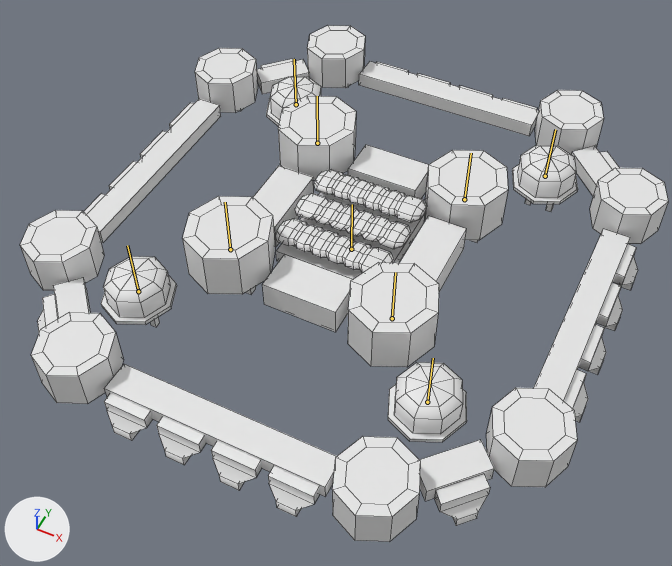
The FBX model Assets/Models/Fortress.fbx as it was, and as the next commit left it.
Both versions are drawn from a camera (50 mm lens) standing at (19.9, -42.3, 51.1) and looking at (0.2, -3.0, 1.9). Every picture has the same lights, and +X, +Y and +Z are marked at lower left. Both versions are drawn at frame 1 of the action 'FortressArmature|WarehouseWobble'; the numbers are the values there. The bones that bend it are drawn over the model as lines. Mesh edges are drawn as thin lines.

The first picture shows 'Fortress'.
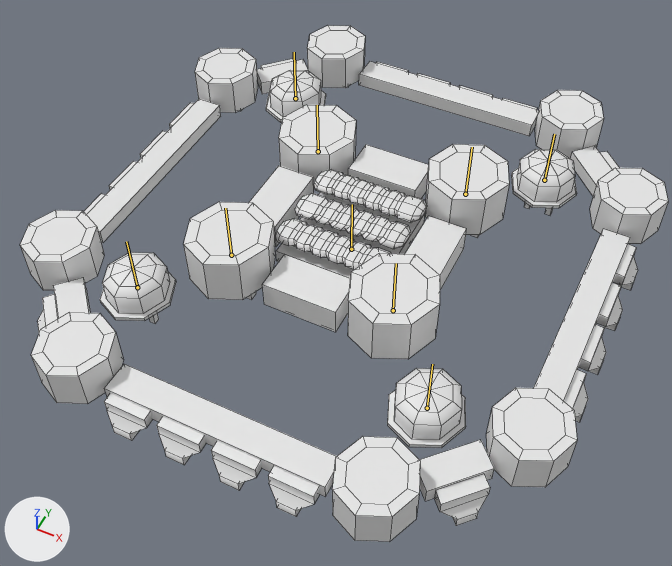
Pixel boxes [x1, y1, x2, y2] of what changed, in the pictures (672 x 566 px):
'Fortress', posed
    both: [20, 25, 668, 542]
bone 'LED_SE', root to tip
    before: (427, 402) to (433, 358)
    after: (427, 408) to (432, 364)
bone 'LED_NE', root to tip
    before: (545, 176) to (555, 129)
    after: (544, 180) to (554, 134)
bone 'LED_NW', root to tip
    before: (296, 104) to (294, 59)
    after: (295, 98) to (294, 52)
bone 'LED_SW', root to tip
    before: (138, 291) to (127, 245)
    after: (137, 287) to (126, 241)
bone 'Capacitor_SW', root to tip
    before: (230, 249) to (225, 202)
    after: (231, 255) to (225, 208)
bone 'Capacitor_NW', root to tip
    before: (317, 143) to (317, 96)
    after: (318, 151) to (317, 105)
bone 'Capacitor_NE', root to tip
    before: (464, 199) to (471, 153)
    after: (465, 194) to (472, 147)
bone 'Capacitor_SE', root to tip
    before: (392, 318) to (395, 272)
    after: (393, 310) to (396, 263)

The change, as a list of edits to the scene's bpy script:
```text
Change bone_led_se:
    where bone_led_se = bpy.data.objects['FortressArmature'].pose.bones['LED_SE']  # child of 'Root'
    bone_led_se.location: (0.0, 0.04, 0.0) -> (0.0, -0.57, 0.0)
Change bone_led_ne:
    where bone_led_ne = bpy.data.objects['FortressArmature'].pose.bones['LED_NE']  # child of 'Root'
    bone_led_ne.location: (0.0, 0.23, 0.0) -> (0.0, -0.17, 0.0)
Change bone_led_nw:
    where bone_led_nw = bpy.data.objects['FortressArmature'].pose.bones['LED_NW']  # child of 'Root'
    bone_led_nw.location: (0.0, -0.37, 0.0) -> (0.0, 0.23, 0.0)
Change bone_led_sw:
    where bone_led_sw = bpy.data.objects['FortressArmature'].pose.bones['LED_SW']  # child of 'Root'
    bone_led_sw.location: (0.0, -0.56, 0.0) -> (0.0, -0.17, 0.0)
Change bone_capacitor_sw:
    where bone_capacitor_sw = bpy.data.objects['FortressArmature'].pose.bones['Capacitor_SW']  # child of 'Root'
    bone_capacitor_sw.location: (0.0, 1.09, 0.0) -> (0.0, 0.55, 0.0)
Change bone_capacitor_nw:
    where bone_capacitor_nw = bpy.data.objects['FortressArmature'].pose.bones['Capacitor_NW']  # child of 'Root'
    bone_capacitor_nw.location: (0.0, 0.83, 0.0) -> (0.0, 0.0, 0.0)
Change bone_capacitor_ne:
    where bone_capacitor_ne = bpy.data.objects['FortressArmature'].pose.bones['Capacitor_NE']  # child of 'Root'
    bone_capacitor_ne.location: (0.0, 0.01, 0.0) -> (0.0, 0.55, 0.0)
Change bone_capacitor_se:
    where bone_capacitor_se = bpy.data.objects['FortressArmature'].pose.bones['Capacitor_SE']  # child of 'Root'
    bone_capacitor_se.location: (0.0, 0.27, 0.0) -> (0.0, 1.1, 0.0)
```
